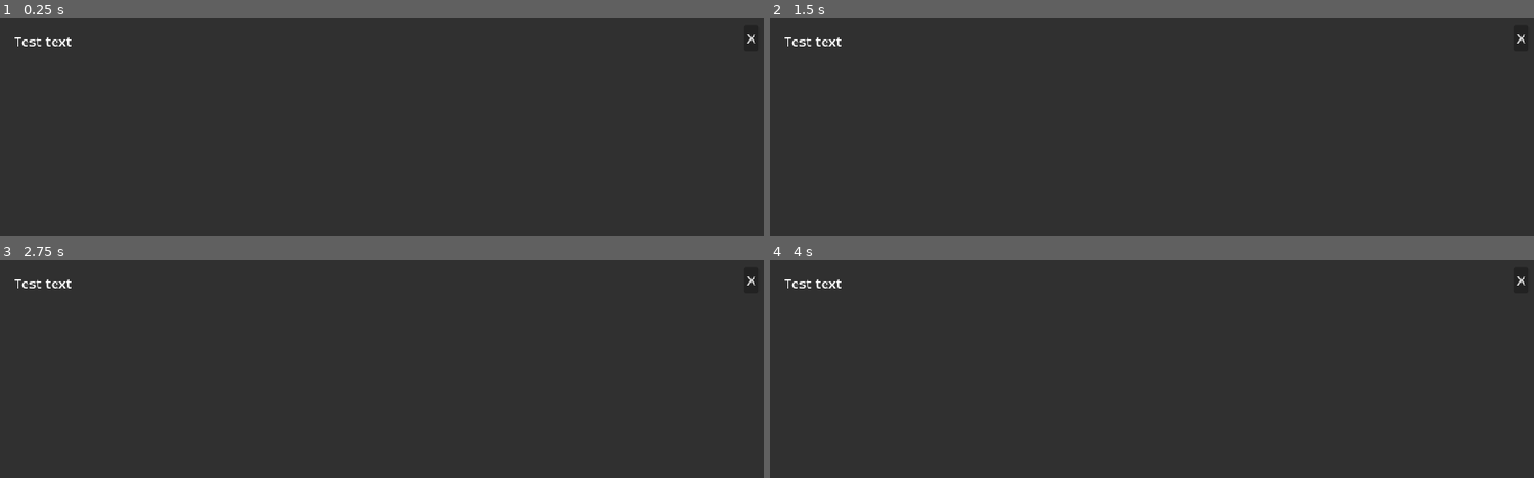
Above: before the commit, frames 1-4 (two rows, left to right).
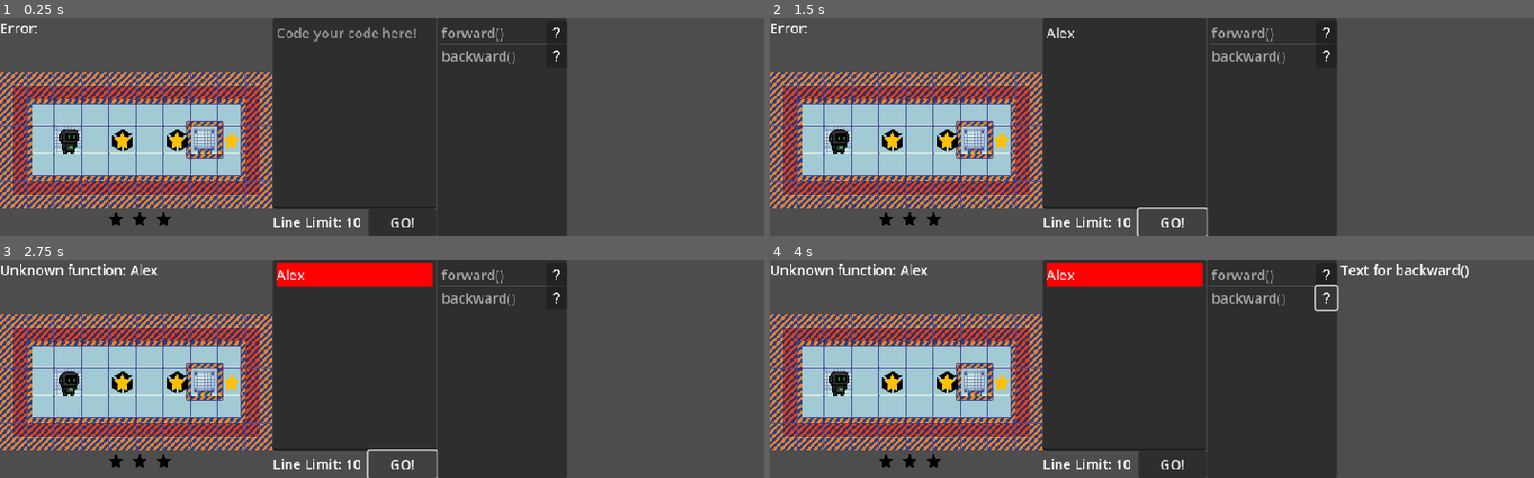
Above: after the commit, the same moments.

Repository: BingloGames/Robot-Bachelor
Game: Godot game, scene res://levels/1 player/Level1.tscn
Two runs of this game, one before a commit and one after it. Both use one fixed random seed, a clock stepped at 60 frames per second and the inputs below. This scene is started directly instead of the project's main scene.
Inputs (mouse positions are in pixels of both pictures, inside the frame that each line leads up to):
- Up to frame 1 (0.25 s): no input
- Up to frame 2 (1.5 s): click (1121, 113) at 0.52 s; type "Alex" at 0.6 s; click "GO!" at 1.25 s
- Up to frame 3 (2.75 s): click "GO!" at 2 s
- Up to frame 4 (4 s): click (1327, 275) at 2.75 s; click (1327, 297) at 3.5 s

The runs differ from the first frame. In frame 1, 64% of the frame differs, in the area x 0-100%, y 0-100%; in frame 2, 64%; in frame 3, 66%; in frame 4, 66%.

Commit message:
items now work

Diff:
--- a/robot-project/Item.tscn
+++ b/robot-project/Item.tscn
@@ -6,7 +6,7 @@
 [sub_resource type="RectangleShape2D" id="RectangleShape2D_f880y"]
 size = Vector2(32, 32)
 
-[node name="Node2D" type="Node2D"]
+[node name="Item" type="Node2D"]
 script = ExtResource("1_ph0dh")
 
 [node name="Area2D" type="Area2D" parent="."]
--- a/robot-project/global.gd
+++ b/robot-project/global.gd
@@ -26,6 +26,10 @@
 	get_node("/root/Node2D/star counter").restart_stars()
 	get_node("/root/Node2D/robot").respawn()
 	get_node("/root/Node2D/code").stop_running_code()
+	if get_node("/root/Node2D/").has_node("Item"):
+		get_node("/root/Node2D/Item").respawn()
+	if get_node("/root/Node2D/").has_node("Item2"):
+		get_node("/root/Node2D/Item2").respawn()
 
 
 func next_level_player_1() -> void:
--- a/robot-project/info_pop_up.gd
+++ b/robot-project/info_pop_up.gd
@@ -13,13 +13,11 @@
 	current_level = str(Global.current_level)
 	item = no_players + " player" + "/Level" + current_level
 	file_path = path + language + item + ".txt"
-	print (file_path)
 	if FileAccess.file_exists(file_path):
 		var file = FileAccess.open(file_path, FileAccess.READ)
 		if file:
 			var content = file.get_as_text()
 			get_node("RichTextLabel").set_text(content)
-			print(content)
 		else:
 			print("Error opening file: ", file)
 	pass # Replace with function body.
--- a/robot-project/input_pop_up.gd
+++ b/robot-project/input_pop_up.gd
@@ -5,6 +5,8 @@
 var current_level = ""
 var item = ""
 var file_path = ""
+
+@onready var itemsInItemList = get_node("/root/Node2D/Container").items
 
 @export var Answer = "answer ="
 var Counter = 0
@@ -54,7 +56,7 @@
 				get_node("/root/Node2D/Container/ItemList").add_item("left()")
 				Counter += 1
 				left_counter += 1
-				var button = "/root/Node2D/Container/Button" + str(Counter+2)
+				var button = "/root/Node2D/Container/Button" + str(Counter+itemsInItemList)
 				get_node(button).show()
 				if Counter == 2:
 					get_node("/root/Node2D/Input pop up").hide()
@@ -68,7 +70,7 @@
 				get_node("/root/Node2D/Container/ItemList").add_item("right()")
 				Counter += 1
 				right_counter += 1
-				var button = "/root/Node2D/Container/Button" + str(Counter+2)
+				var button = "/root/Node2D/Container/Button" + str(Counter+itemsInItemList)
 				get_node(button).show()
 				if Counter == 2:
 					get_node("/root/Node2D/Input pop up").hide()
--- a/robot-project/input_pop_up.tscn
+++ b/robot-project/input_pop_up.tscn
@@ -10,6 +10,7 @@
 grow_horizontal = 2
 grow_vertical = 2
 script = ExtResource("1_pchbq")
+Answer = null
 
 [node name="ColorRect" type="ColorRect" parent="."]
 layout_mode = 0
--- a/robot-project/item.gd
+++ b/robot-project/item.gd
@@ -1,15 +1,26 @@
 extends Node2D
 @export var Item = "Item"
-# Called when the node enters the scene tree for the first time.
-func _ready() -> void:
-	pass # Replace with function body.
+var itemCollected = false
+@onready var itemsInItemList = get_node("/root/Node2D/Container").items
+var itemsCounter = 0
+
+func respawn() -> void:
+	get_node("/root/Node2D/Item").show()
+	itemCollected = false
 
 # Called every frame. 'delta' is the elapsed time since the previous frame.
 func _process(delta: float) -> void:
 	pass
 
 func _on_area_2d_body_entered(body: Node2D) -> void:
-	queue_free()
-	#New Item(Item)
+	if itemCollected:
+		return
 
-	pass # Replace with function body.
+	get_node("/root/Node2D/Container/ItemList").add_item(Item)
+	itemsCounter += 1
+	var button = "/root/Node2D/Container/Button" + str(itemsCounter+itemsInItemList)
+	get_node(button).show()
+
+	get_node("/root/Node2D/Item").hide()
+
+	itemCollected = true
--- a/robot-project/item_list.gd
+++ b/robot-project/item_list.gd
@@ -177,12 +177,39 @@
 		return
 
 	if current_line == line_limit:
-		var line = get_node("/root/Node2D/code/TextEdit").get_line(current_line-1)
+		var line = get_node("/root/Node2D/code/TextEdit").get_line(current_line-1).strip_edges()
+		if line == "":
+			get_node("/root/Node2D/code/TextEdit").text += item
+
+	else:
+		var line = get_node("/root/Node2D/code/TextEdit").get_line(current_line-1).strip_edges()
 		if line == "":
 			get_node("/root/Node2D/code/TextEdit").text += function
 
+	"""
+	This fix allows us to paste in other lines other than the last line, but we need to select the line after every paste,
+	which makes it clunky AF, there has to be a way to move the "caret" or the line that indicates where we currently are
+	but i cant seem to make it work, i may come back to it eventually.
+
+	maybe an if current_line != last_line?
+
+
+	var item = get_node("ItemList").get_item_text(index)
+	function = item + "\n"
+	var line_limit = get_node("/root/Node2D/code").line_limit
+	var current_line = get_node("/root/Node2D/code/TextEdit").get_caret_line()
+	var last_line = get_node("/root/Node2D/code/TextEdit").get_line_count()
+	if last_line > line_limit:
+		print("more code lines than line limit")
+		return
+
+	if last_line == line_limit:
+		var line = get_node("/root/Node2D/code/TextEdit").get_line(current_line).strip_edges()
+		if line == "":
+			get_node("/root/Node2D/code/TextEdit").text += item
+
 	else:
-		get_node("/root/Node2D/code/TextEdit").text += function
-
-	pass # Replace with function body.
-	# Example usage, assuming TextEdit node is named "MyTextEdit"
+		var line = get_node("/root/Node2D/code/TextEdit").get_line(current_line).strip_edges()
+		if line == "":
+			get_node("/root/Node2D/code/TextEdit").set_line(current_line, item)
+	"""
--- a/robot-project/levels/1 player/Level1.tscn
+++ b/robot-project/levels/1 player/Level1.tscn
@@ -6,6 +6,7 @@
 [ext_resource type="PackedScene" uid="uid://bkcxr5ltukhr1" path="res://robot.tscn" id="3_cove1"]
 [ext_resource type="PackedScene" uid="uid://dqdijlggb57o1" path="res://item_list.tscn" id="6_lmyl5"]
 [ext_resource type="PackedScene" uid="uid://bu5wqujjgco58" path="res://info_pop_up.tscn" id="6_lrqwn"]
+[ext_resource type="PackedScene" uid="uid://dj8bvk78ajlmy" path="res://Item.tscn" id="7_qrxcu"]
 
 [sub_resource type="Curve" id="Curve_dn5ey"]
 _data = [Vector2(0, 1), 0.0, 0.0, 0, 0, Vector2(1, 0), -2.5157018, 0.0, 0, 0]
@@ -27,6 +28,13 @@
 [node name="walls" type="TileMapLayer" parent="."]
 tile_map_data = PackedByteArray("AAAJAAYAAQACABcAAAAJAAUAAQACABYAAAAJAAQAAQACABYAAAAJAAMAAQACABYAAAAJAAIAAQACABUAAAAIAA …(720 unchanged characters)…
 tile_set = ExtResource("1_lmyl5")
+
+[node name="Item" parent="." instance=ExtResource("7_qrxcu")]
+position = Vector2(144, 144)
+Item = "left()"
+
+[node name="Item2" parent="." instance=ExtResource("7_qrxcu")]
+position = Vector2(208, 144)
 
 [node name="special" type="TileMapLayer" parent="."]
 tile_map_data = PackedByteArray("AAAHAAQAAQAIABUAAAACAAQAAQAJABIAAAAEAAQAAgAAAAAAAQAGAAQAAgAAAAAAAQAIAAQAAgAAAAAAAQA=")
@@ -79,6 +87,7 @@
 texture = SubResource("CanvasTexture_44r2x")
 
 [node name="Info pop up" parent="." instance=ExtResource("6_lrqwn")]
+visible = false
 anchors_preset = 0
 anchor_right = 0.0
 anchor_bottom = 0.0
--- a/robot-project/levels/1 player/Level2.tscn
+++ b/robot-project/levels/1 player/Level2.tscn
@@ -65,6 +65,7 @@
 offset_right = 896.0
 offset_bottom = 256.0
 grow_vertical = 1
+Answer = "answer ="
 
 [node name="Info pop up" parent="." instance=ExtResource("7_h2i1x")]
 anchors_preset = 0
Not shown: 1 places in robot-project/levels/1 player/Level1.tscn that only renumber resources
